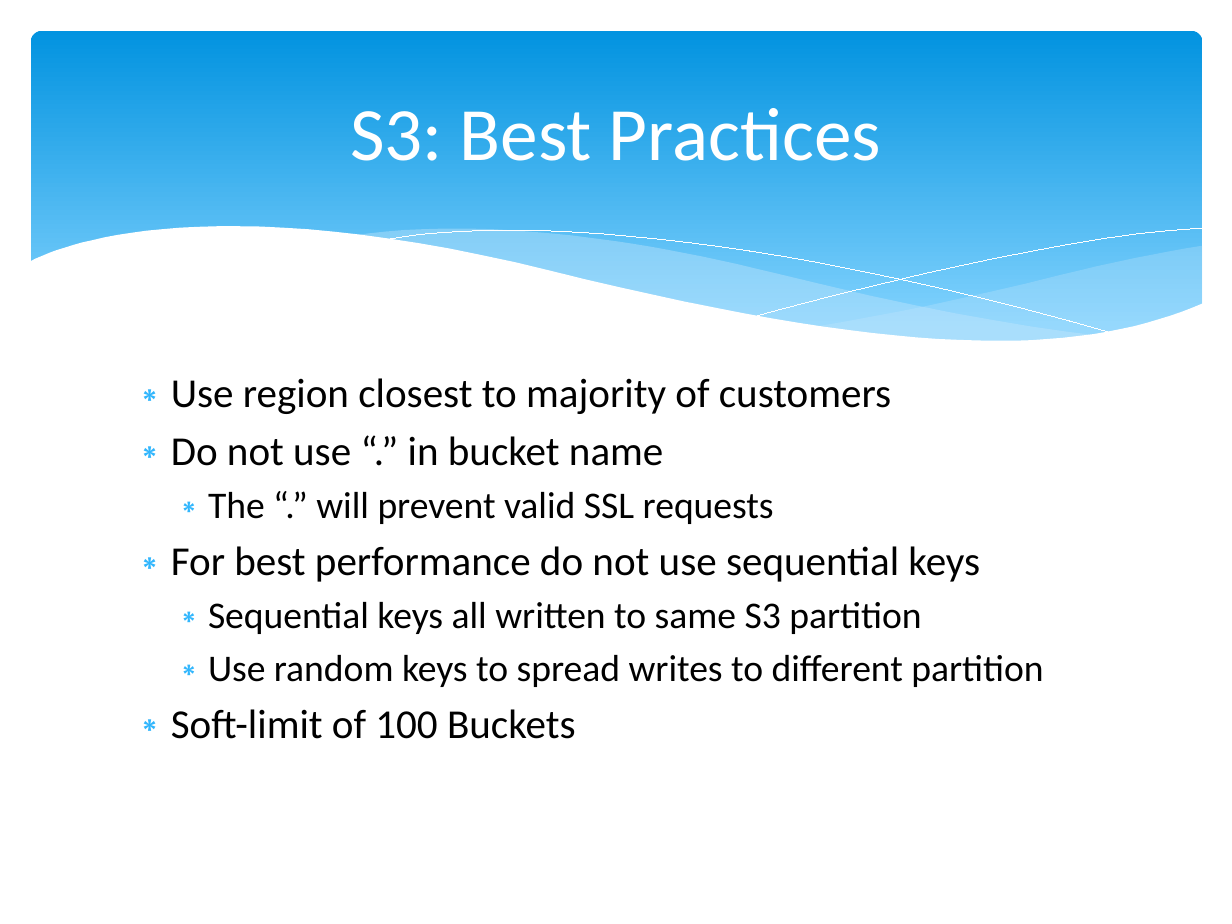
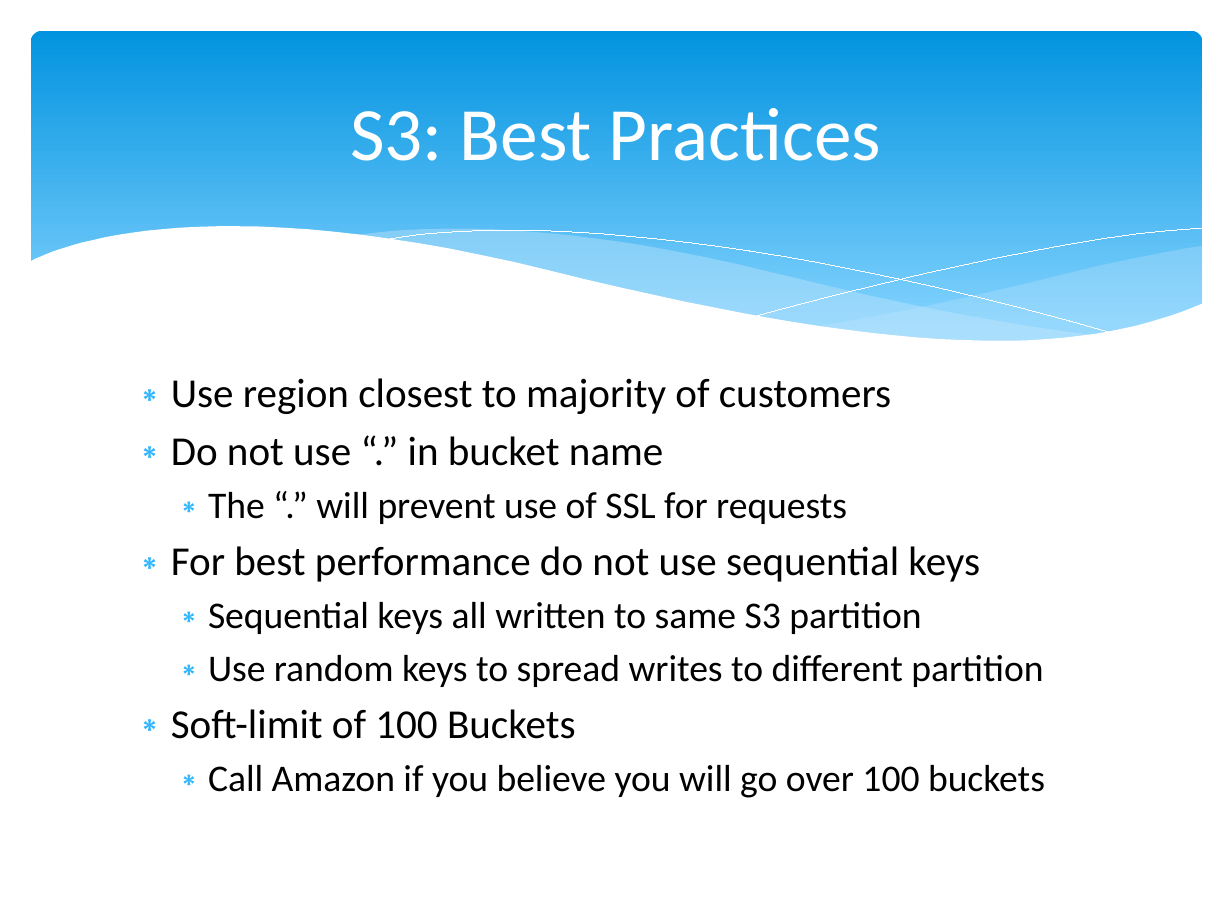
Before and after one commit to cloudavail/awstraining, a slide deck: slide 18 of aws-s3/aws-s3.pptx (slide 16 before the commit). Drawn at 1232x924 pixels with LibreOffice and Linux fonts; fonts in the diff are those of the drawing. Boxes give left, top, right and bottom in pixels: in the first picture for what was removed or moved away, otherwise in the second. Text is boxed around its words. In the diff, an @@ line names an element or a change of style, - is before the commit and + after.

```diff
--- a/aws-s3/aws-s3.pptx
+++ b/aws-s3/aws-s3.pptx
@@ text at (208,492,847,524): text changed @@
-  ∗ The “.” will prevent valid SSL requests
+  ∗ The “.” will prevent use of SSL for requests
@@ text at (208,765,1045,798): paragraph added @@
+  ∗ Call Amazon if you believe you will go over 100 buckets
```
Also in this commit, not shown: 8 other slides changed, 2 slides added.
